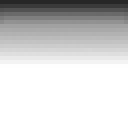
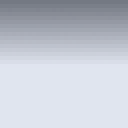
Layers edited between the first and the second w=128, h=128 image:
added group "Layer Group" (50%) with 2 layers above "Shade" over <box>0,0,128,128</box>
added layer "Mult" (multiply) in group "Layer Group" over <box>0,0,128,128</box>
"Shine": opacity 32% → 100%, moved it into group "Layer Group" over <box>0,0,128,128</box>
